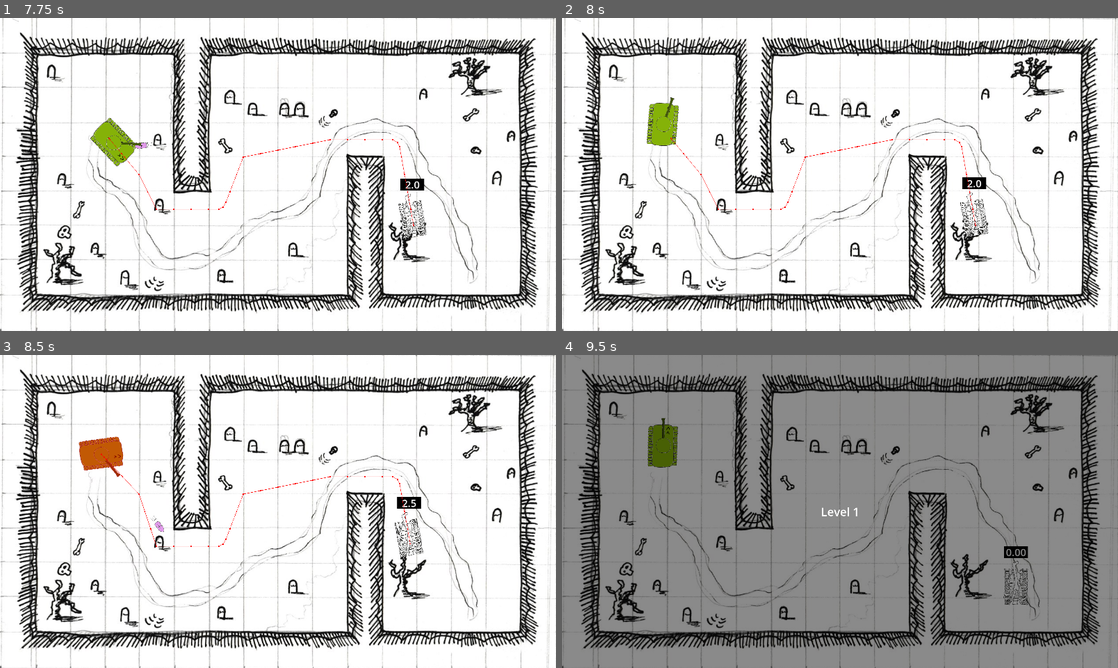
Above: before the commit, frames 1-4 (two rows, left to right).
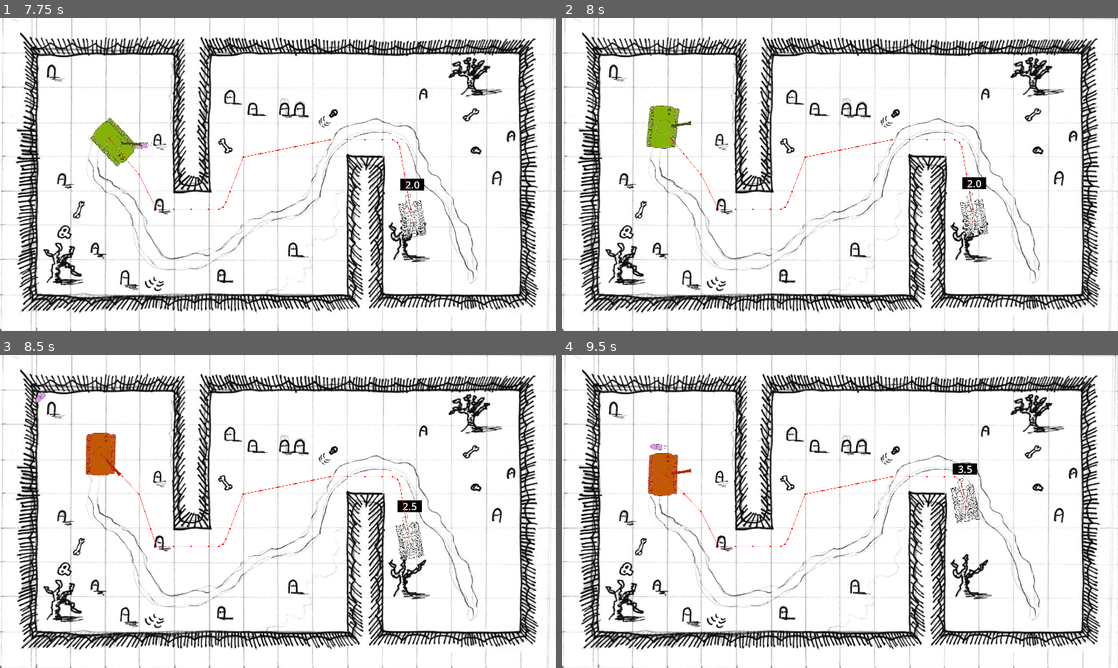
Above: after the commit, the same moments.

Repository: AugWii/GMTK-Game-Jam-Project
Game: Godot game, scene res://scenes/main.tscn
Same seed, same stepped clock (60 frames per second), same inputs: the game is played once before the commit and once after it. The engine's default icon, where the game draws it, is replaced by a stand-in: a white triangle on a blue panel in a dark square.
Inputs (mouse positions are in pixels of both pictures, inside the frame that each line leads up to):
- Up to frame 1 (7.75 s): click "Play" at 0.5 s; tap Enter at 1.25, 2.75, 4.25 s; move the mouse to (400, 158) at 1.27 s; press the mouse at (400, 158) at 1.28 s; hold D (turn_right) 1.28-2.03 s; tap Space at 2, 3.5, 5 s; move the mouse to (166, 190) at 2.02 s; release the mouse at (166, 190) at 2.03 s; hold S (move_backward) 2.03-2.78 s; click (166, 190) at 2.1 s; move the mouse to (333, 105) at 2.77 s; press the mouse at (333, 105) at 2.78 s; hold D (turn_right) 2.78-3.53 s; move the mouse to (250, 237) at 3.52 s; release the mouse at (250, 237) at 3.53 s; hold W (move_forward) 3.53-4.28 s; click (250, 237) at 3.6 s; move the mouse to (444, 221) at 4.27 s; press the mouse at (444, 221) at 4.28 s; hold A (turn_left) 4.28-5.78 s; move the mouse to (111, 127) at 5.02 s; release the mouse at (111, 127) at 5.03 s; click (111, 127) at 5.1 s; move the mouse to (305, 174) at 5.77 s; press the mouse at (305, 174) at 5.78 s; hold S (move_backward) 5.78-6.53 s; move the mouse to (194, 96) at 6.52 s; release the mouse at (194, 96) at 6.53 s; hold D (turn_right) 6.53-7.28 s; click (194, 96) at 6.6 s; move the mouse to (400, 158) at 7.27 s; press the mouse at (400, 158) at 7.28 s; hold W (move_forward) from 7.28 s (still down)
- Up to frame 2 (8 s): keep holding W (move_forward)
- Up to frame 3 (8.5 s): move the mouse to (166, 527) at 8.02 s; release W (move_forward) at 8.03 s; release the mouse at (166, 527) at 8.03 s; hold D (turn_right) from 8.03 s (still down); click (166, 527) at 8.1 s
- Up to frame 4 (9.5 s): move the mouse to (895, 442) at 8.77 s; release D (turn_right) at 8.78 s; press the mouse at (895, 442) at 8.78 s; hold S (move_backward) from 8.78 s (still down)

Frame 1 is identical in both runs. In frame 2, 0.4% of the frame differs, in the area x 15-24%, y 25-42%; in frame 3, 1.1%; in frame 4, 93%, in the area x 0-100%, y 0-100%.

Commit message:
player screen wrap wrapped

Diff:
--- a/scripts/basic_enemy.gd
+++ b/scripts/basic_enemy.gd
@@ -163,7 +163,6 @@
 				var pos = current_rewind[0]
 
 				var skipTween: bool = false
-
 				if(abs(position.x - pos.x) >= get_viewport_rect().size.x/4): skipTween = true
 				if(abs(position.y - pos.y) >= get_viewport_rect().size.y/4): skipTween = true
 
--- a/scripts/player.gd
+++ b/scripts/player.gd
@@ -139,21 +139,34 @@
 		process_mode = Node.PROCESS_MODE_ALWAYS
 		get_tree().paused = true
 
-		var pos_tween = create_tween()
+
 		for pos in rewind_pos:
-			pos_tween.tween_property($".", "position", Vector2(pos.x, pos.y), rewind_timer.wait_time / rewind_factor)
 
-			if pos.z < 0:
-				pos.z += deg_to_rad(360)
+			var skipTween: bool = false
+			if(abs(position.x - pos.x) >= get_viewport_rect().size.x/4): skipTween = true
+			if(abs(position.y - pos.y) >= get_viewport_rect().size.y/4): skipTween = true
 
-			var shortest_cannon_angle = cannon_sprite.rotation + angle_difference(cannon_sprite.rotation, pos.w)
+			if(!skipTween):
+				var pos_tween = create_tween().set_parallel()
+				pos_tween.tween_property($".", "position", Vector2(pos.x, pos.y), rewind_timer.wait_time / rewind_factor)
 
-			pos_tween.parallel().tween_property($".", "rotation", pos.z, rewind_timer.wait_time / rewind_factor)
-			pos_tween.parallel().tween_property(cannon_sprite, "rotation", shortest_cannon_angle, rewind_timer.wait_time / rewind_factor)
+				if pos.z < 0:
+					pos.z += deg_to_rad(360)
+
+				var shortest_cannon_angle = cannon_sprite.rotation + angle_difference(cannon_sprite.rotation, pos.w)
+
+				pos_tween.tween_property($".", "rotation", pos.z, rewind_timer.wait_time / rewind_factor)
+				pos_tween.tween_property(cannon_sprite, "rotation", shortest_cannon_angle, rewind_timer.wait_time / rewind_factor)
+
+				await pos_tween.finished
+			else:
+				position = Vector2(pos.x, pos.y)
+
 			rewind_pos.erase(pos)
 
+		var pos_tween = create_tween()
 		var shortest_cannon_angle = cannon_sprite.rotation + angle_difference(cannon_sprite.rotation, get_angle_to(get_global_mouse_position()) + deg_to_rad(90))
-		pos_tween.parallel().tween_property(cannon_sprite, "rotation", shortest_cannon_angle, rewind_timer.wait_time / 4)
+		pos_tween.tween_property(cannon_sprite, "rotation", shortest_cannon_angle, rewind_timer.wait_time / 4)
 		await pos_tween.finished
 
 		is_vulnerable = true
